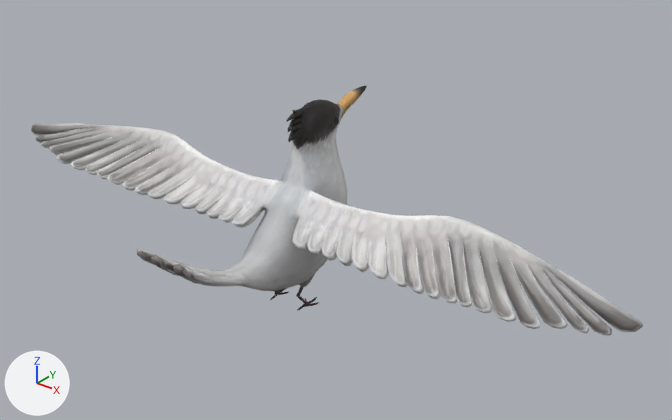
The glTF model res/bird.gltf, before and after one commit.
Rendered twice from a 50 mm camera at (0.619, -0.85, 0.591) aimed at (-0.037, -0.03, 0.082). Every picture has the same lights, and +X, +Y and +Z are marked at lower left. Where no turn or scale is listed for an object, it has been applied to the vertices.

Objects in the first picture: 'node_ou_ok001_-45244'.
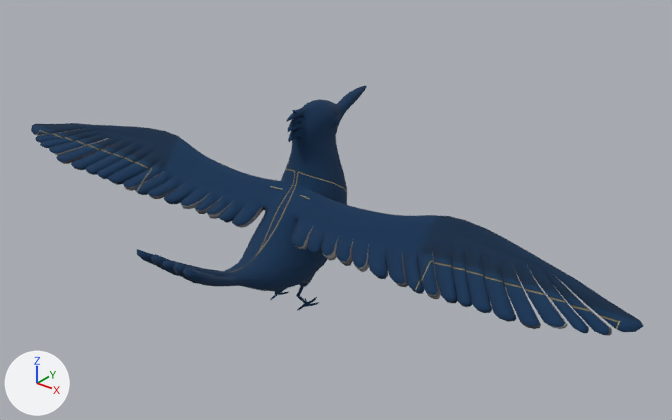
The newer file is also turned or shifted as a whole; pictures and numbers use the older file's frame.

What differs and where, as boxes (x1, y1, x2, y2) in the pictures (672 x 420 px):
'node_ou_ok001_-45244', recoloured (grey to blue)
    both: (31, 86, 643, 336)

What changed in the scene script:
```text
Add img_booktexture_jpg:
    img_booktexture_jpg = load_image('bookTexture.jpg', 'Assets/bookTexture.jpg', 1024, 1024, 'sRGB')
Add mat_bird_1:
    mat_bird_1 = principled_material('Bird 1')
    mat_bird_1.texture = img_booktexture_jpg
    mat_bird_1.roughness = 1.0
Change me_mesh_ou_ok001_30834ou_ok001:
    where me_mesh_ou_ok001_30834ou_ok001.from_pydata(...)  # 3340 vertices, 6618 faces; spans x -0.469..0.47, y -0.213..0.173, z -0.048..0.216
    remove me_mesh_ou_ok001_30834ou_ok001.materials.append(mat_bird)  # picture img_ou_jpg
    add me_mesh_ou_ok001_30834ou_ok001.materials.append(mat_bird_1)  # picture img_booktexture_jpg
```
